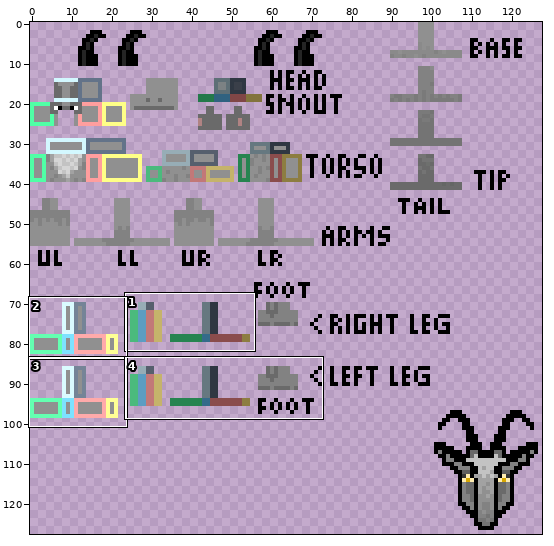
Sprite sheet -- src/main/resources/assets/spookyspirits/textures/entities/phooka.png. Above, an overview of the earlier version with the close-up marked.
Close-up. First the earlier version:
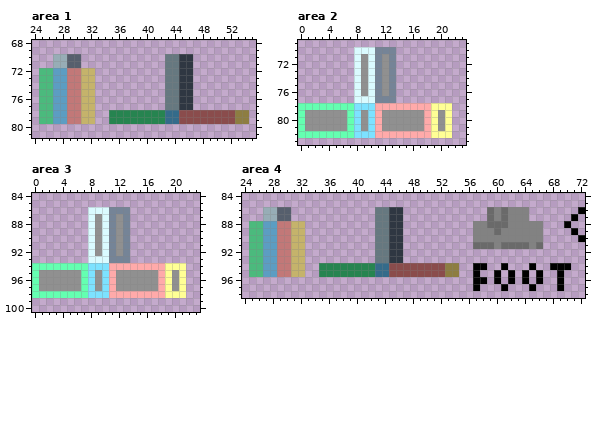
The file is 128x128 pixels. Colours within 5 levels of each other are drawn and written as one. Shown: area 1: x 24..55, y 68..81; area 2: x 0..23, y 69..83; area 3: x 0..23, y 84..100; area 4: x 24..72, y 84..98. The commit also changed other parts of the picture, which this record leaves out.
New version:
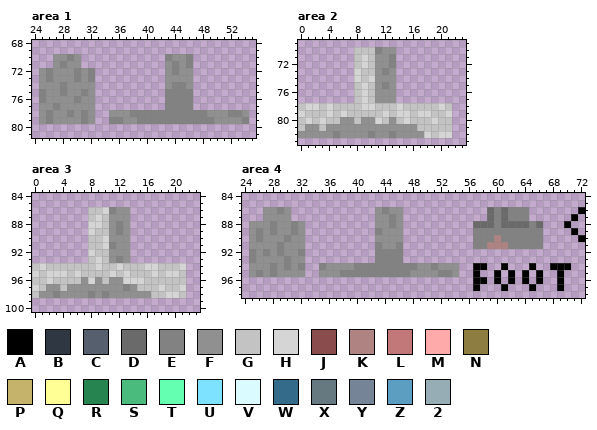
Palette (. is transparent): A #000000  B #2f3742  C #565f6d  D #6a6a6a  E #828282  F #909090  G #c3c3c3  H #d5d5d5  J #8a4c4c  K #b08383  L #c27878  M #ffaaaa  N #8d7d41  P #c5b36b  Q #ffff95  R #268450  S #4bba7d  T #64ffb1  U #7de2ff  V #dafbff  W #346b8a  X #667880  Y #758497  Z #5c9dc2  2 #97adb6
From old to new:
Changed rows in their new state; - is an unchanged pixel.
Area 1:
first column x 25:
70 --FFEF------------EFFE--------
71 --FEFF------------FEFE--------
72 FEFFFEFE----------FEFF--------
73 FEFFFEFE----------FFFF--------
74 FFFEFFFF----------FEEF--------
75 EFFEFFEF----------EEEE--------
76 EFFFFEFF----------EEEE--------
77 FFEFFFFF----------EEEE--------
78 FEFFEFEF--FFFEEEEEEEEEEEFFFEEF
79 FEFFFFEF--EEFFEEEEEEEEEEEFFFFE
Area 2:
first column x 0:
70 --------GGGEFF--------
71 --------GHGF-E--------
72 --------GHGF-E--------
73 --------HGGFEF--------
74 --------HGHF-F--------
75 --------GHGFEF--------
76 --------GHGF-F--------
77 --------GHGFFF--------
78 GHHGHGGGGHHGGGHGGGGGHG
79 HGGGHGHGGGGGHGHHGHHGGH
80 GHGHGG-FG-FHG-GHGGGHGG
81 G--G---FF-FF-----GGGGG
82 FFFFFEFFFFEFFEFFFFHGHH
Area 3:
first column x 0:
 86 --------GGHEFF--------
 87 --------GHGF-F--------
 88 --------HHGFEF--------
 89 --------HGGFEF--------
 90 --------GGHF-F--------
 91 --------GGHE-F--------
 92 --------HGGF-F--------
 93 --------GHGFEF--------
 94 GHGGGGGGGHGGHGGGHHGGGH
 95 HGHHHGHGGGGHGHGGGHGHHG
 96 GGHGGGGFH-GF-HHHGGGGGG
 97 HG--G--FF-FF-E-GGGHGGH
 98 GFFEFFFFEFEFFFFFFGGHHG
Area 4:
first column x 25:
86 --FFEF------------FEFF--------------------
87 --FFFF------------FFEF--------------------
88 FFFEFFEF----------FFEF----------DD-E-DDD-D
89 FEFEFFEF----------EFFF-------------E------
90 FEFFFEFF----------FFFF-------------K------
91 FFFFEFFF----------EFFE----------EEKKKEEE-E
92 EFEFEFFE----------EEEE--------------------
93 EFFFFEFF----------EEEE--------------------
94 FFFEFEFE--EFFFFEEEEEEEEEFFEFFF------------
95 FEFEFFFF--FFFEEEEEEEEEEFFFFEEF------------
